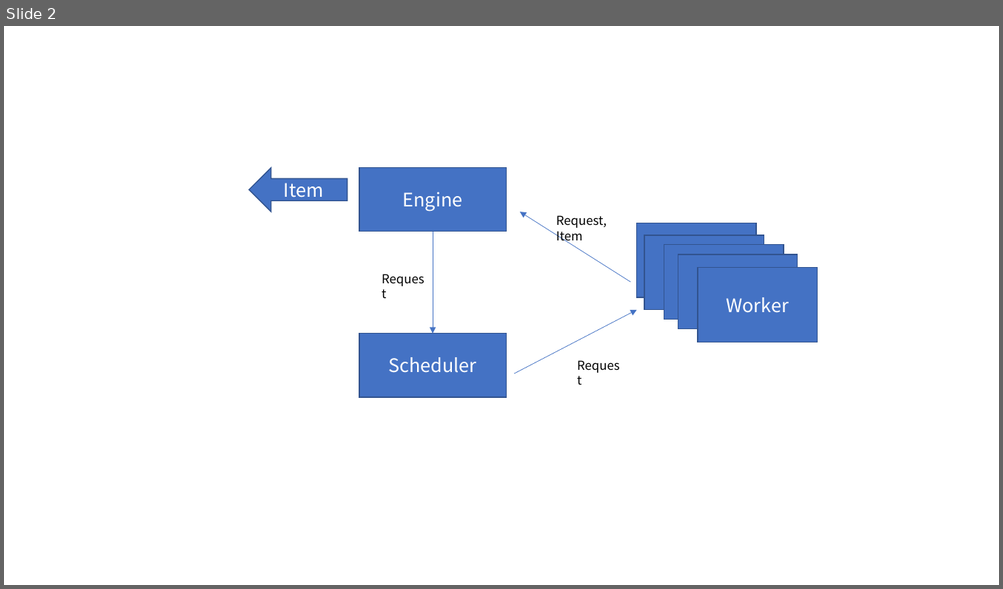
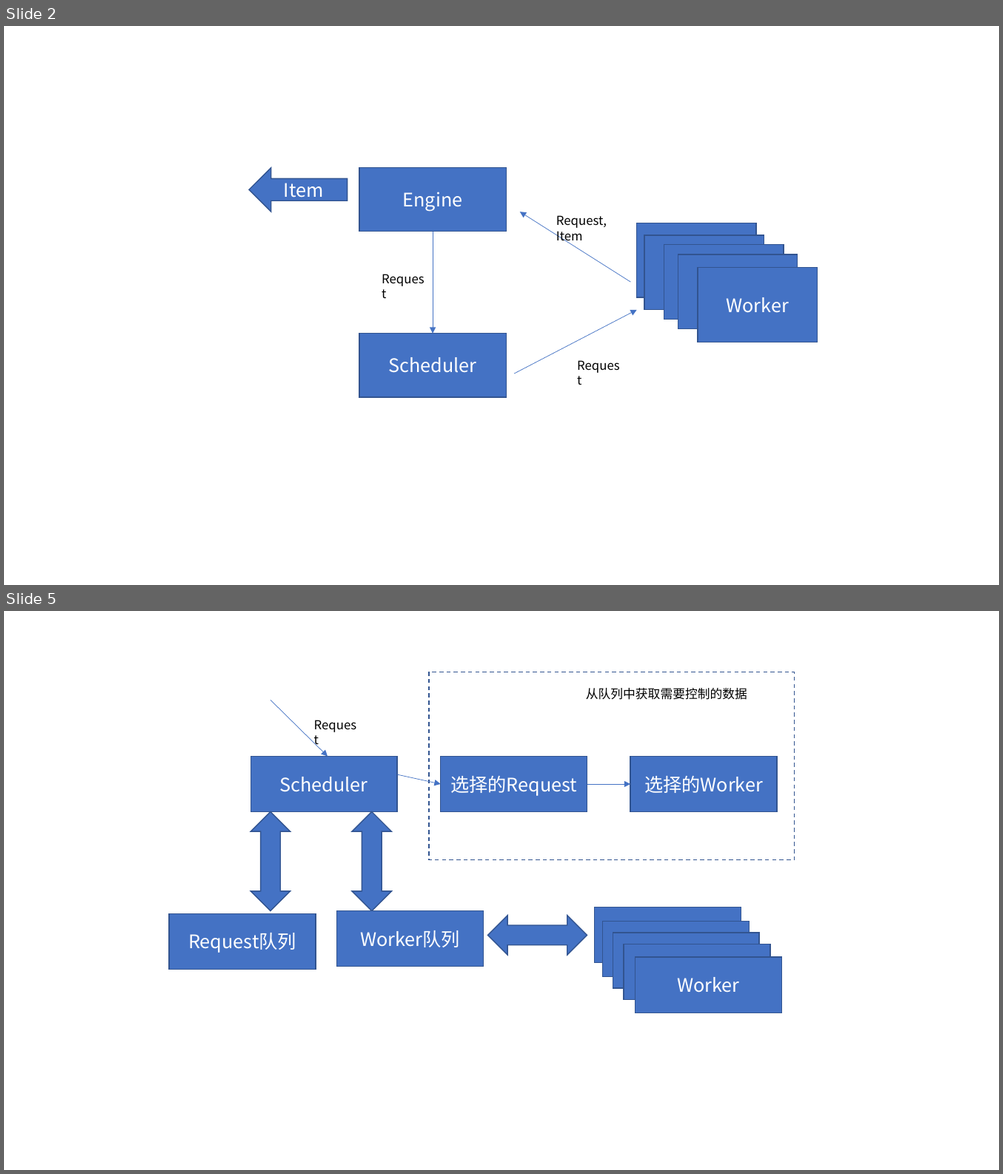
Before and after one commit to Clodfisher/crawler_concurrent, a slide deck: readmeimages/images.pptx. Shown one above the other, each under a label of ours: slide 2 before the commit, slides 2 and 5 after it; the slides between them are not shown. The pictures are 1003x589 and 1003x1174 pixels, drawn with LibreOffice and Linux fonts; fonts in the diff are those of the drawing. Boxes give left, top, right and bottom in pixels: in the first picture for what was removed or moved away, otherwise in the second. Text is boxed around its words. In the diff, an @@ line names an element or a change of style, - is before the commit and + after.

Commit message:
实现Schedule进行控制Request和worker分发的流程图

```diff
--- a/readmeimages/images.pptx
+++ b/readmeimages/images.pptx
@@ slide 5 added at (x1=4, y1=611, x2=999, y2=1170), background #FFFFFF @@
@@ rectangle added at (x1=429, y1=672, x2=794, y2=860), outline #325491 1 pt dashed @@
@@ text added at (x1=586, y1=688, x2=747, y2=700), 12 pt, text #000000 @@
+从队列中获取需要控制的数据
@@ arrow added from (270, 700) to (328, 757), #4472C4 0.5 pt @@
@@ text added at (x1=306, y1=714, x2=364, y2=736), 12 pt, text #000000 @@
+Request
@@ rectangle added at (x1=251, y1=757, x2=397, y2=812), fill #4472C4, outline #325491 1 pt, 18 pt, text #FFFFFF @@
+Scheduler
@@ rectangle added at (x1=441, y1=757, x2=586, y2=812), fill #4472C4, outline #325491 1 pt, 18 pt, text #FFFFFF @@
+选择的Request
@@ rectangle added at (x1=630, y1=757, x2=777, y2=812), fill #4472C4, outline #325491 1 pt, 18 pt, text #FFFFFF @@
+选择的Worker
@@ arrow added from (397, 775) to (441, 784), #4472C4 0.5 pt @@
@@ arrow added from (586, 784) to (630, 784), #4472C4 0.5 pt @@
@@ up down arrow added at (x1=251, y1=812, x2=290, y2=911), fill #4472C4, outline #325491 1 pt @@
@@ up down arrow added at (x1=352, y1=812, x2=391, y2=911), fill #4472C4, outline #325491 1 pt @@
@@ rectangle added at (x1=169, y1=914, x2=315, y2=969), fill #4472C4, outline #325491 1 pt, 18 pt, text #FFFFFF @@
+Request队列
@@ rectangle added at (x1=337, y1=911, x2=483, y2=966), fill #4472C4, outline #325491 1 pt, 18 pt, text #FFFFFF @@
+Worker队列
@@ up down arrow added at (x1=487, y1=915, x2=586, y2=955), fill #4472C4, outline #325491 1 pt @@
@@ rectangle added at (x1=595, y1=908, x2=740, y2=963), fill #4472C4, outline #325491 1 pt @@
@@ rectangle added at (x1=603, y1=921, x2=748, y2=977), fill #4472C4, outline #325491 1 pt @@
@@ rectangle added at (x1=613, y1=933, x2=759, y2=988), fill #4472C4, outline #325491 1 pt @@
@@ rectangle added at (x1=623, y1=945, x2=769, y2=999), fill #4472C4, outline #325491 1 pt @@
@@ rectangle added at (x1=635, y1=957, x2=782, y2=1012), fill #4472C4, outline #325491 1 pt, 18 pt, text #FFFFFF @@
+Worker
```
Also in this commit, not shown: 2 other slides added, 5 other files.
